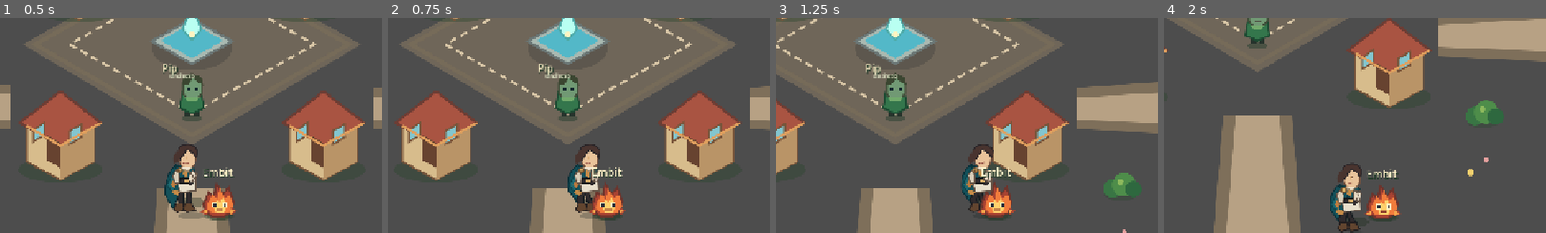
Above: before the commit, frames 1-4 (left to right).
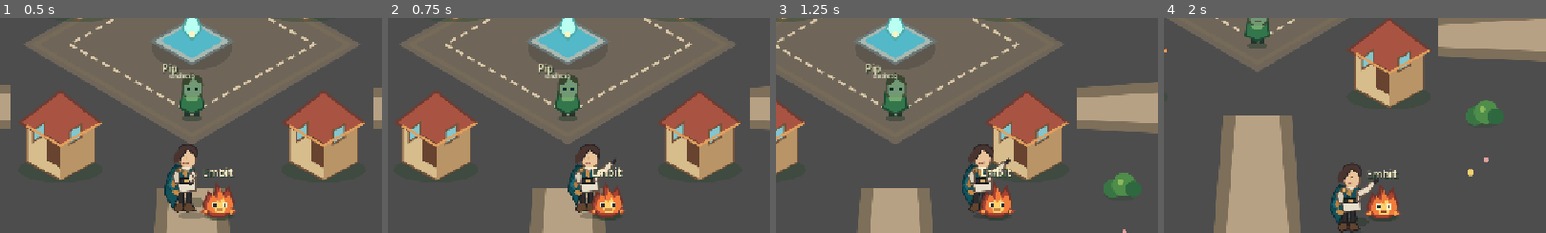
Above: after the commit, the same moments.

Repository: napathjailha-lgtm/veldora_product
Game: Godot game, scene res://scenes/main_2d.tscn
The game is run twice, just before and just after one commit, with the same random seed, the same clock (stepped at 60 frames per second) and the same inputs.
Inputs (mouse positions are % of the whole screen's width and height, from its top left):
- Up to frame 1 (0.5 s): no input
- Up to frame 2 (0.75 s): move the mouse to (72, 45) at 0.52 s; hold D (move_right) from 0.53 s (still down); hold Space from 0.53 s (still down); click (72, 45) at 0.67 s
- Up to frame 3 (1.25 s): keep holding D (move_right); keep holding Space
- Up to frame 4 (2 s): move the mouse to (30, 55) at 1.27 s; release D (move_right) at 1.28 s; release Space at 1.28 s; hold S (move_down) from 1.28 s (still down); tap M (awaken) at 1.35 s; click (30, 55) at 1.42 s; tap Space at 1.52, 1.55, 1.82 s
The pictures show only the part of the screen within x 25-75%, y 12-62%; the shares and areas given below are measured in that part.

Frame 1 is identical in both runs. In frame 2, 0.4% of the frame differs, in the area x 47-60%, y 65-88%; in frame 3, 0.3%; in frame 4, 0.4%, in the area x 43-57%, y 75-97%.

Commit message:
Bind player attack to Space and left mouse button

Diff:
--- a/scripts/main_2d.gd
+++ b/scripts/main_2d.gd
@@ -250,7 +250,7 @@
 		player.flip_h = true
 	elif input_dir.x > 0.1:
 		player.flip_h = false
-	if Input.is_action_just_pressed("player_attack"):
+	if Input.is_key_pressed(KEY_SPACE) or Input.is_mouse_button_pressed(MOUSE_BUTTON_LEFT):
 		_start_player_attack()
 	if Input.is_action_just_pressed("strike"):
 		auto_battle = not auto_battle
